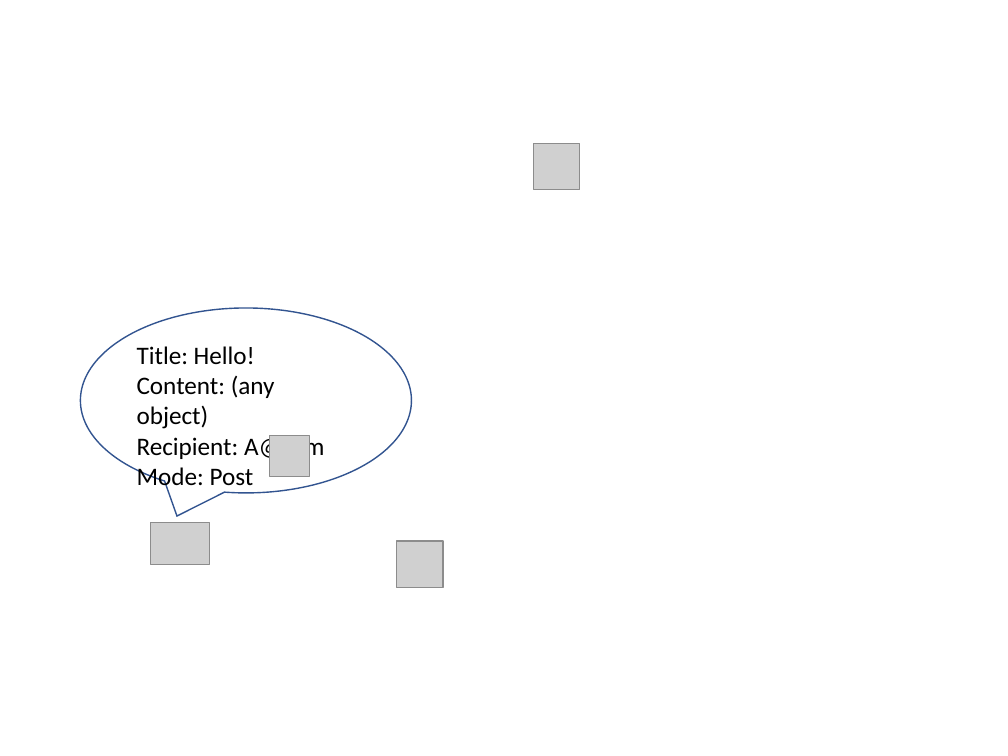
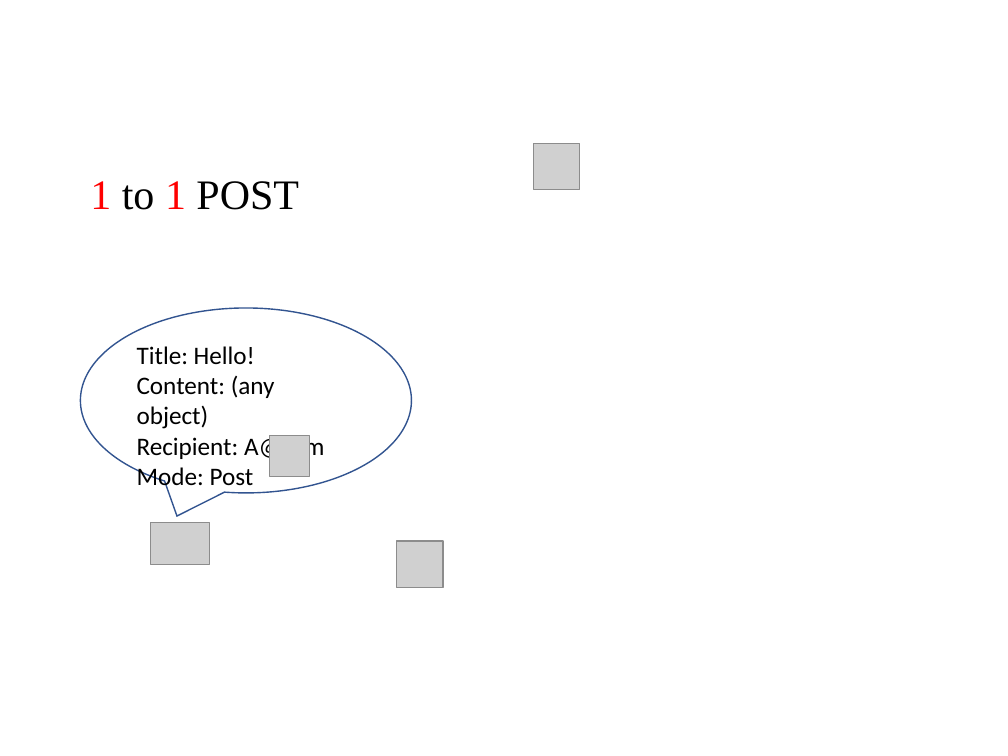
Before and after one commit to chrisking94/EntityOrientedCommunication, a slide deck: slide 1 of .doc/EOCDemo_Ani.pptx. Drawn at 1008x756 pixels with LibreOffice and Linux fonts; fonts in the diff are those of the drawing; grey boxes stand for pictures; background and template pictures are left out. Boxes give left, top, right and bottom in pixels: in the first picture for what was removed or moved away, otherwise in the second. Text is boxed around its words. In the diff, an @@ line names an element or a change of style, - is before the commit and + after.

```diff
--- a/.doc/EOCDemo_Ani.pptx
+++ b/.doc/EOCDemo_Ani.pptx
@@ text added at bbox=[90, 181, 299, 210], 30 pt, text #000000 @@
+1 to 1 POST
```
Also in this commit, not shown: 1 slide added, 1 other file.
